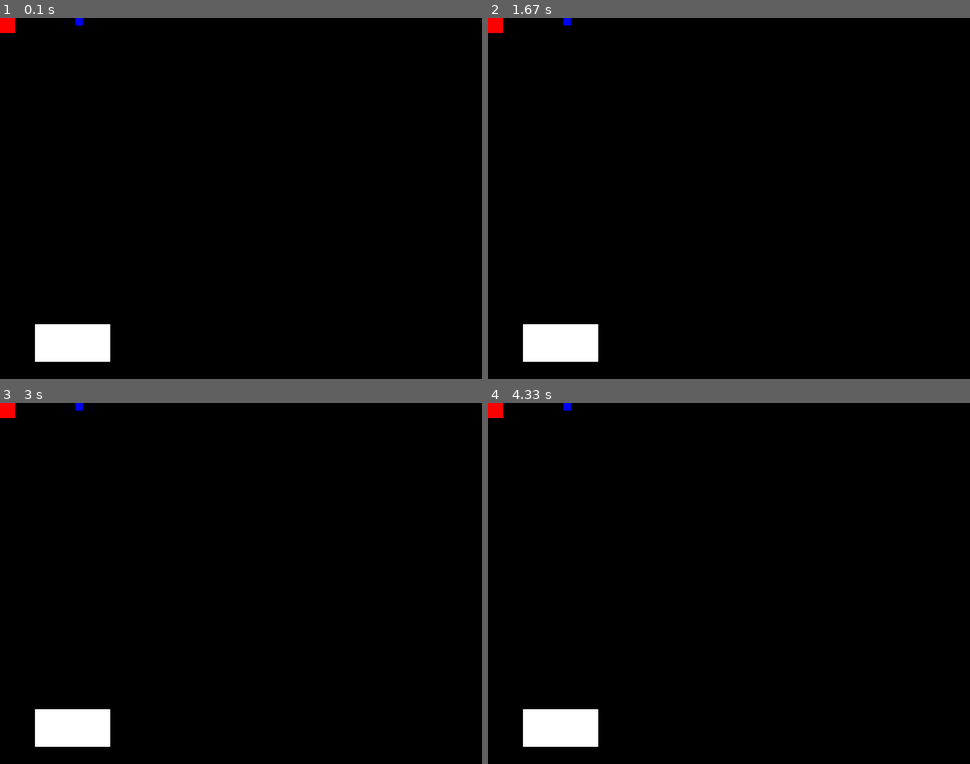
Above: before the commit, frames 1-4 (two rows, left to right).
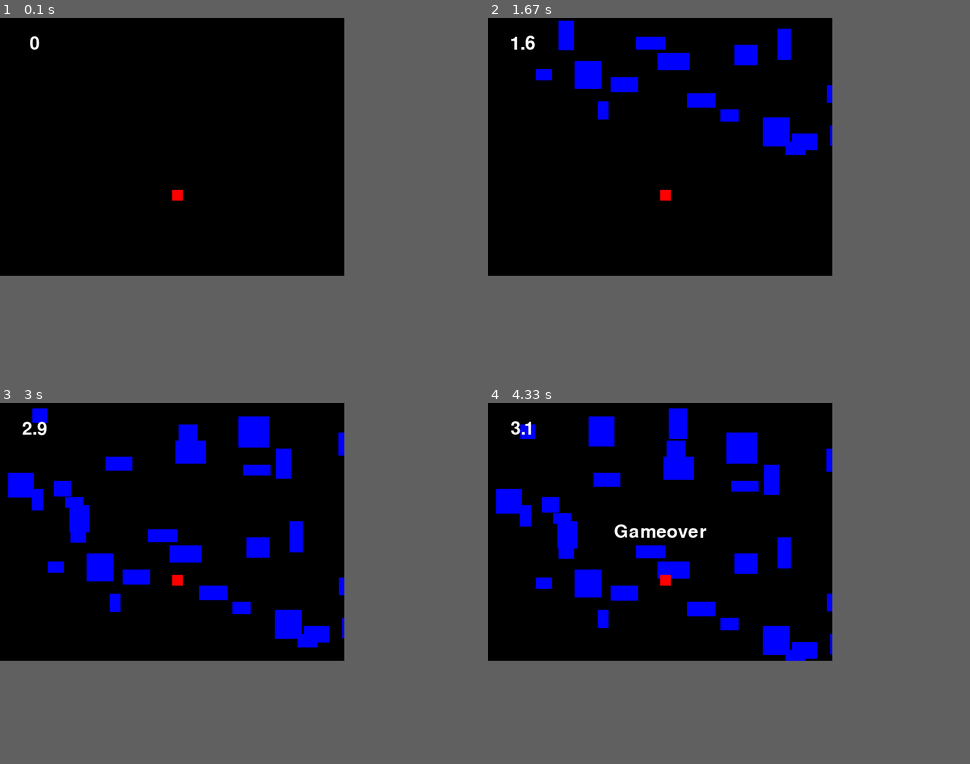
Above: after the commit, the same moments.

Repository: tenkaLab/pygame-dodge-game
Game: pygame game, started from run.py
Two runs of this game, one before a commit and one after it. Both use one fixed random seed, a clock stepped at 60 frames per second and the inputs below.
Inputs (mouse positions are in pixels of both pictures, inside the frame that each line leads up to):
- Up to frame 1 (0.1 s): no input
- Up to frame 2 (1.67 s): click (550, 205) at 0.88 s
- Up to frame 3 (3 s): no input
- Up to frame 4 (4.33 s): no input
In our replay, the window is 896x672 before the commit and 640x480 after it. These sizes can differ from the game's own. Grey fills any space a smaller window leaves; there, only what the larger window draws over its background counts as a difference.

The runs differ from the first frame. In frame 1, 1.9% of the frame differs, in the area x 0-38%, y 0-96%; in frame 2, 5.3%; in frame 3, 8.2%; in frame 4, 9.2%, in the area x 0-72%, y 0-96%.

Commit message:
feat: implement enemy spawning, falling, player collision, score and game over systems

Diff:
--- /dev/null
+++ b/game/app/enemy.py
@@ -0,0 +1,19 @@
+from game.package.gameobject import Square
+from game.package.component import Collider
+
+class Enemy(Square):
+    def __init__(self, position, scale, layer, color):
+        super().__init__(position, scale, layer, color)
+
+    def start(self):
+        self.transfrom = self.get_component("Transform")
+        self.collider: Collider = self.get_component("Collider")
+        self.collider.is_collision_enabled = False
+
+    def update(self):
+        self.transfrom.position.y += 5
+
+        if self.transfrom.position.y > self.engine.screen.get_height():
+            self.destroy()
+
+        return super().update()
--- a/game/app/game_scene.py
+++ b/game/app/game_scene.py
@@ -1,20 +1,71 @@
+import random
+
 from game.package.base_object import Scene
-from game.package.gameobject import Square
+from .enemy import Enemy
 from .player import Player
-from .ui import Image
+from .ui import Text
 
 
 class GameScene(Scene):
 
     def start(self):
 
-        player = Player((0,0), (2,2),4)
+        player = Player(
+            (
+                self.engine.screen.get_width() // 2,
+                self.engine.screen.get_height() // 1.5
+            ),
+            (2,2),
+            4
+        )
+
         self.add_worldobject(player)
 
-        square = Square((100,0), (10,10), 1, (0,0,255))
-        self.add_worldobject(square)
+        self.score_text = Text((0.1,0.1), 50, (1,1), 1, "0", (255,255,255))
+        self.add_uiobject(self.score_text)
 
-        image = Image((0.15,0.9), (100,50), (1,1), 1)
-        self.add_uiobject(image)
+        self.gameover_text = Text((0.5,0.5), 50, (1,1), 1, "Gameover", (255,255,255))
+        self.add_uiobject(self.gameover_text)
+        self.gameover_text.active = False
+
+        self.timer = 0
+
+        self.gameover: bool = False
+
+        self.countup = 0
+        self.score = 0
 
         return super().start()
+
+    def update(self):
+        keys = self.engine.input_status.keys
+
+        if keys.get("escape", False):
+            self.engine.shutdown()
+
+        if keys.get("r", False):
+            self.engine.current_scene.__init__()
+
+
+        if self.gameover:
+            self.gameover_text.active = True
+            return
+
+        dt = self.engine.delta_time
+
+        self.timer += dt
+        if self.timer >= 0.1:
+            e = Enemy(
+                position= (random.randint(0, self.engine.screen.get_width()), 0),
+                scale= (random.randint(20,60),random.randint(20,60)),
+                layer= 1,
+                color= (0,0,255)
+            )
+            self.add_worldobject(e)
+
+            self.score += 0.1
+            self.score_text.set_text(str(round(self.score, 2)))
+
+            self.timer = 0
+
+        return super().update()
--- a/game/app/player.py
+++ b/game/app/player.py
@@ -57,35 +57,28 @@
         if keys.get("w", False):
             self.transform.position.y -= (scaled_size[1] / 2) * self.state.speed * dt
 
-            if self.collider.is_colliding():
-                self.transform.position.y += (scaled_size[1] / 2) * self.state.speed * dt
-
             if self.transform.position.y < 0:
                 self.transform.position.y += (scaled_size[1] / 2) * self.state.speed * dt
 
         if keys.get("s", False):
             self.transform.position.y += (scaled_size[1] / 2) * self.state.speed * dt
 
-            if self.collider.is_colliding():
-                self.transform.position.y -= (scaled_size[1] / 2) * self.state.speed * dt
-
             if self.transform.position.y >= self.engine.screen.get_height() - scaled_size[1]:
                 self.transform.position.y -= (scaled_size[1] / 2) * self.state.speed * dt
 
         if keys.get("a", False):
             self.transform.position.x -= (scaled_size[0] / 2) * self.state.speed * dt
-            if self.collider.is_colliding():
-                self.transform.position.x += (scaled_size[0] / 2) * self.state.speed * dt
 
             if self.transform.position.x < 0:
                 self.transform.position.x += (scaled_size[0] / 2) * self.state.speed * dt
 
         if keys.get("d", False):
             self.transform.position.x += (scaled_size[0] / 2) * self.state.speed * dt
-            if self.collider.is_colliding():
-                self.transform.position.x -= (scaled_size[0] / 2) * self.state.speed * dt
 
             if self.transform.position.x >= self.engine.screen.get_width() - scaled_size[0]:
                 self.transform.position.x -= (scaled_size[0] / 2) * self.state.speed * dt
 
+        if self.collider.is_colliding():
+            self.engine.current_scene.gameover = True
+
         return super().update()
--- a/game/app/ui.py
+++ b/game/app/ui.py
@@ -10,11 +10,59 @@
         transform = self.get_component("RectTransform")
         transform.position = position
         transform.scale = scale
-
-        self.add_component(SpriteRenderer())
+        transform.layer = layer
 
         sprite = SpriteRenderer()
         surface = pygame.Surface(size)
         surface.fill((255,255,255))
         sprite.set_surface(surface)
         self.add_component(sprite)
+
+class Text(Uiobject):
+    def __init__(
+        self,
+        position: tuple[float, float],
+        size: int,
+        scale: tuple[float, float],
+        layer: int,
+        text: str,
+        color:tuple[int,int,int]
+    ):
+        super().__init__()
+
+        transform = self.get_component("RectTransform")
+        transform.position = position
+        transform.scale = scale
+        transform.layer = layer
+
+        self.add_component(SpriteRenderer())
+
+        self.font = pygame.font.SysFont(None, size)
+        self.text: str = text or "None"
+        self.color: tuple[int,int,int] = color or (255,255,255)
+
+        self.flag = True
+
+    def start(self):
+        self.sprite_renderer = self.get_component("SpriteRenderer")
+        self._set_surface()
+        return super().start()
+
+    def update(self):
+        if self.flag == True:
+            self._set_surface()
+            self.flag = False
+
+        return super().update()
+
+    def set_text(self, text: str):
+        self.text = str(text)
+        self.flag = True
+        print(self.text)
+
+    def set_color(self, color: tuple[int,int,int]):
+        self.color = tuple(color)
+        self.flag = True
+
+    def _set_surface(self):
+        self.sprite_renderer.set_surface(self.font.render(self.text, True, self.color))
--- a/game/config.py
+++ b/game/config.py
@@ -6,11 +6,14 @@
     "version" : "0.1",
     "icon_image_path" : paths.DEFAULT_ICON_IMAGE,
 
-    "window_size" : [640*1.4, 480*1.4],
+    "window_size" : [640, 480],
     "screen_size" : [640, 480],
 
     "max_tps" : 30,
     "max_fps" : 30,
 
     "initial_scene_class" : GameScene,
+
+    "show_collider_hitbox" : True,
+    "print_key_events" : True
 }
